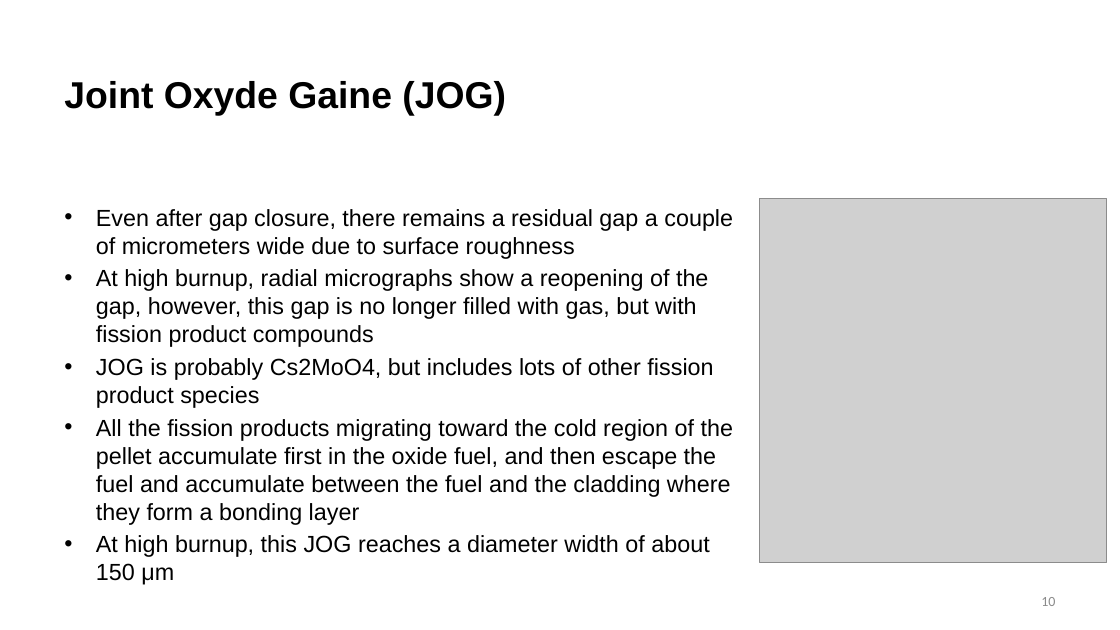
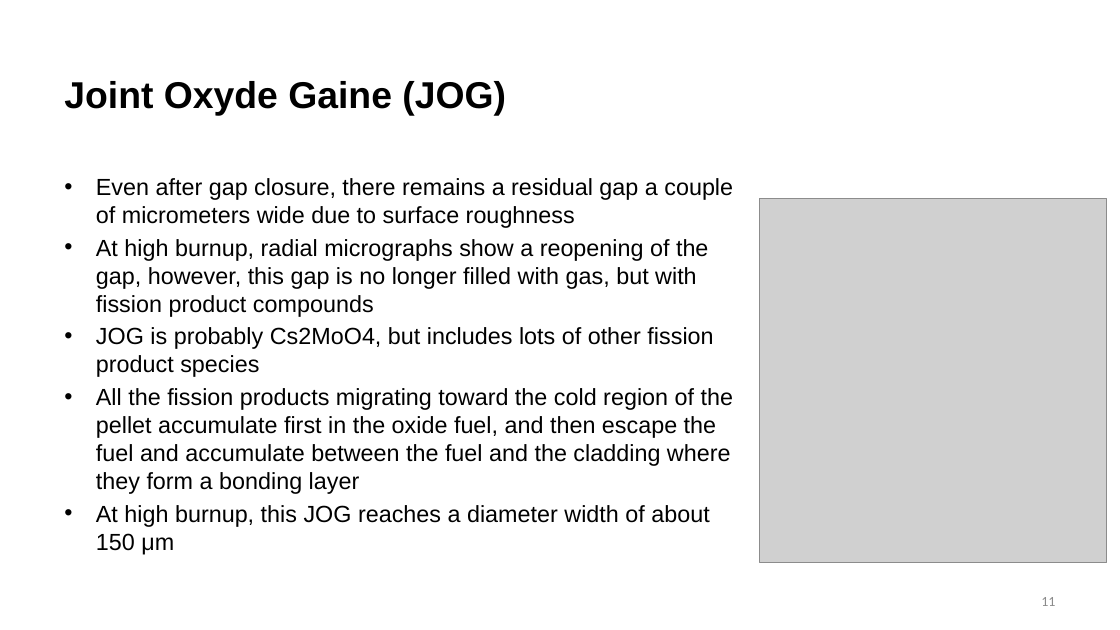
Before and after one commit to benbeeler/TEACHING, a slide deck: slide 11 of Nuclear_Fuel_Performance/NE533_Spring2026/Module4/Lec21_MOX.pptx (slide 10 before the commit). Drawn at 1120x630 pixels with LibreOffice and Linux fonts; fonts in the diff are those of the drawing; grey boxes stand for pictures; background and template pictures are left out. Boxes give left, top, right and bottom in pixels: in the first picture for what was removed or moved away, otherwise in the second. Text is boxed around its words. In the diff, an @@ line names an element or a change of style, - is before the commit and + after.

```diff
--- a/Nuclear_Fuel_Performance/NE533_Spring2026/Module4/Lec21_MOX.pptx
+++ b/Nuclear_Fuel_Performance/NE533_Spring2026/Module4/Lec21_MOX.pptx
@@ text "Even after gap closure, there ..." rewrapped from (x1=96, y1=209, x2=733, y2=557) to (x1=96, y1=178, x2=733, y2=555) @@
@@ page number at (x1=1041, y1=597, x2=1055, y2=606): text changed @@
-10
+11
```
Also in this commit, not shown: 7 other slides changed, 1 slide added, 9 other files.
